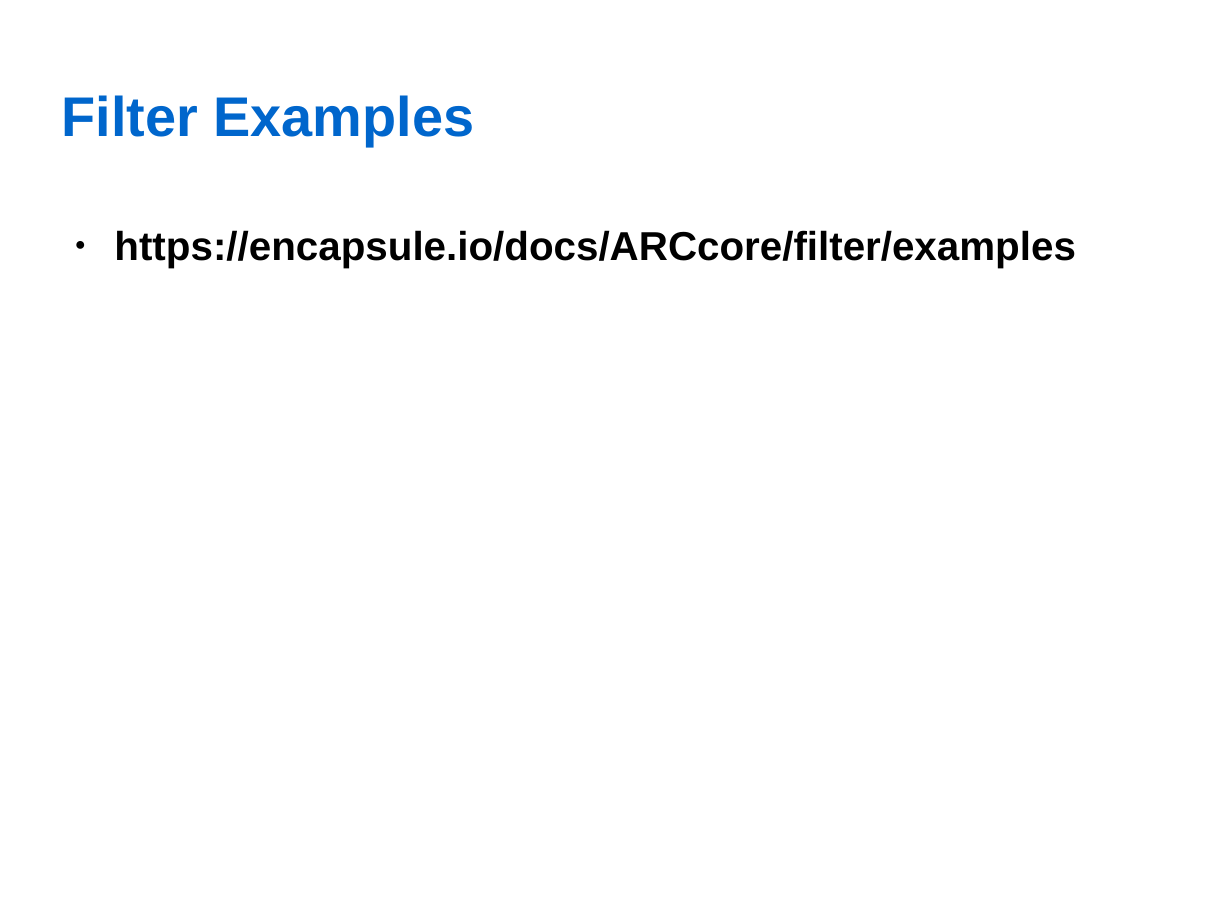
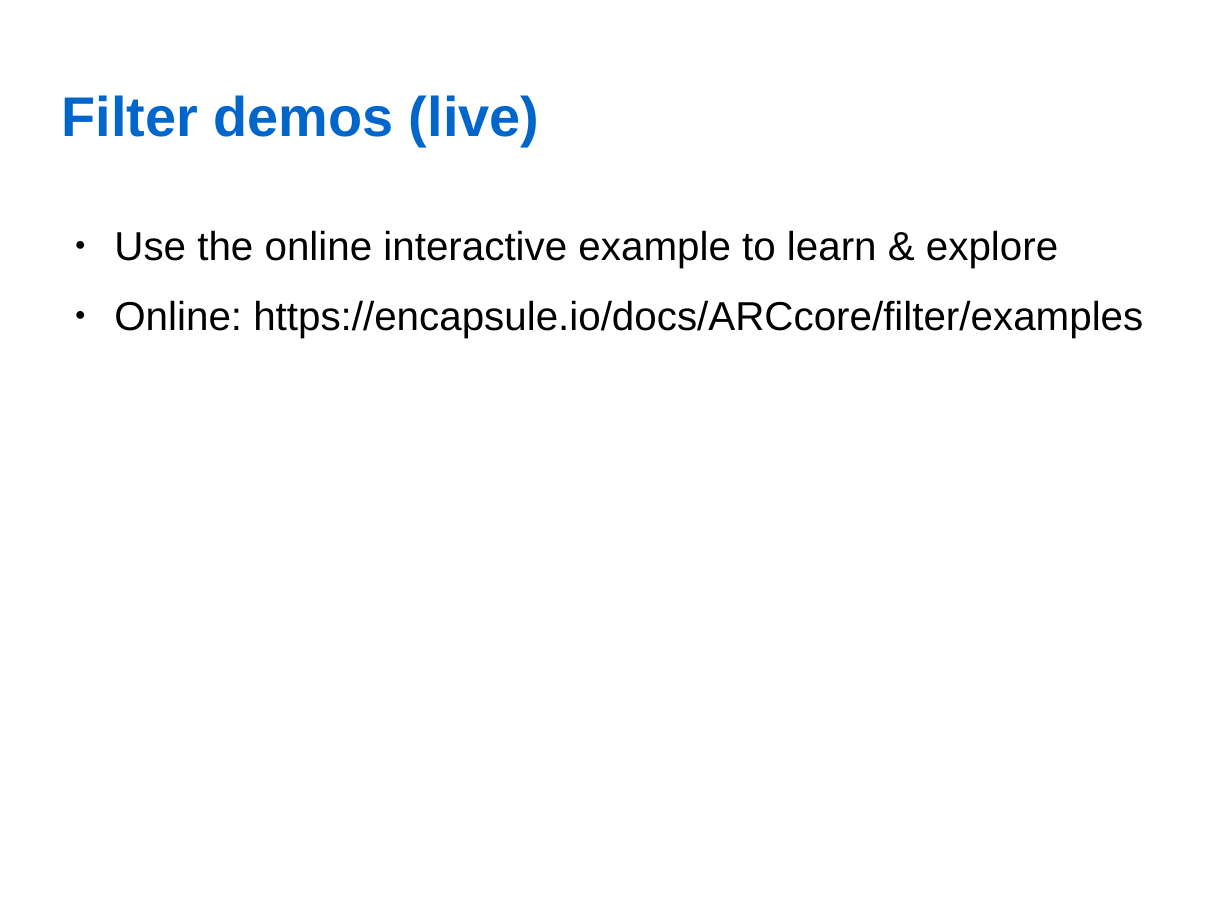
Before and after one commit to Encapsule-Annex/seattlejs-meetup-2017-may-filter-lib, a slide deck: slide 9 of SeattleJS-2017.05.11-ARCcore.filter.odp (slide 8 before the commit). Drawn at 1232x924 pixels with LibreOffice and Linux fonts; fonts in the diff are those of the drawing; background and template pictures are left out. Boxes give left, top, right and bottom in pixels: in the first picture for what was removed or moved away, otherwise in the second. Text is boxed around its words. In the diff, an @@ line names an element or a change of style, - is before the commit and + after.

```diff
--- a/SeattleJS-2017.05.11-ARCcore.filter.odp
+++ b/SeattleJS-2017.05.11-ARCcore.filter.odp
@@ title at box(62, 95, 539, 146): text changed @@
-Filter Examples
+Filter demos (live)
@@ text at box(114, 230, 1143, 338): text changed; bold off @@
-● https://encapsule.io/docs/ARCcore/filter/examples
+● Use the online interactive example to learn & explore
+● Online: https://encapsule.io/docs/ARCcore/filter/examples
```
Also in this commit, not shown: 4 other slides changed, 5 slides added, 3 slides removed.
